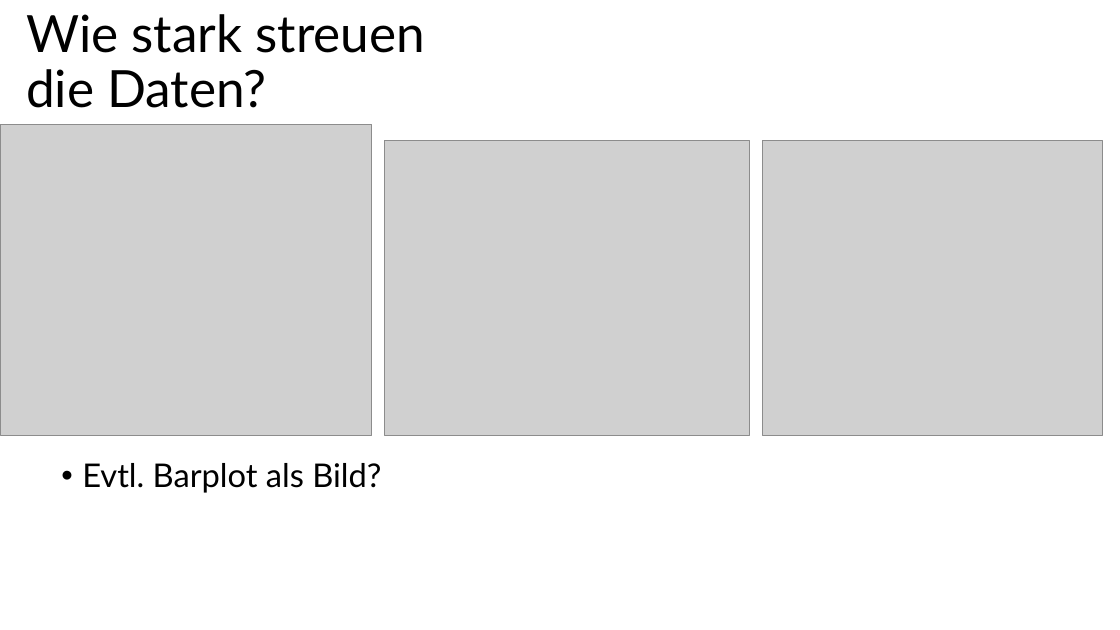
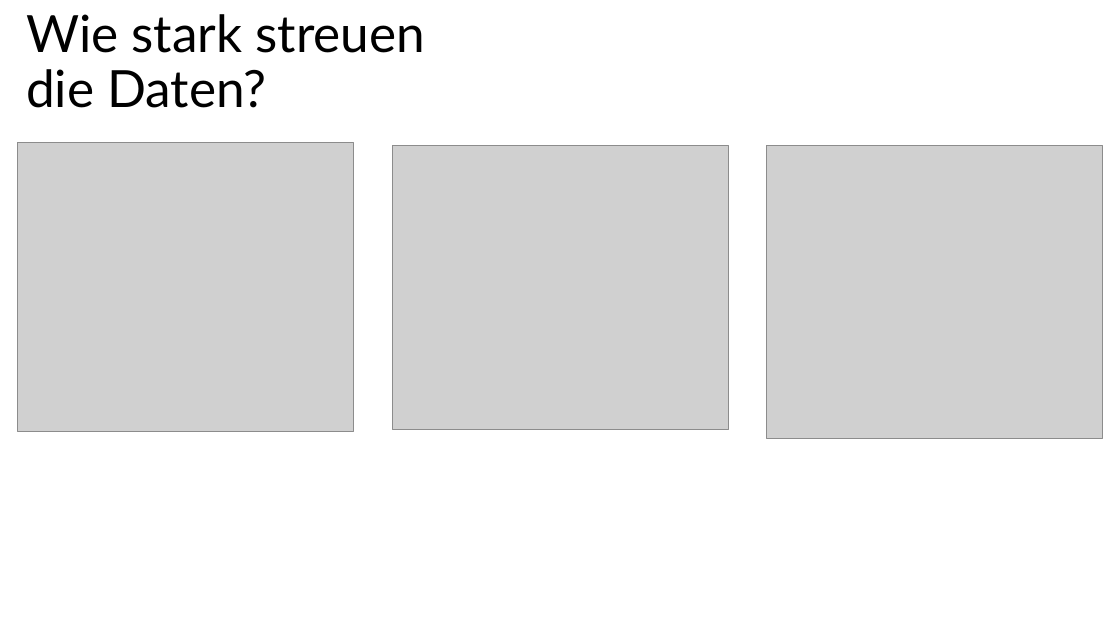
Before and after one commit to TieRub/DMg_2026, a slide deck: slide 5 of DMG_B1.pptx. Drawn at 1120x630 pixels with LibreOffice and Linux fonts; fonts in the diff are those of the drawing; grey boxes stand for pictures. Boxes give left, top, right and bottom in pixels: in the first picture for what was removed or moved away, otherwise in the second. Text is boxed around its words. In the diff, an @@ line names an element or a change of style, - is before the commit and + after.

```diff
--- a/DMG_B1.pptx
+++ b/DMG_B1.pptx
@@ picture: place and size @@
-picture at (0, 124, 372, 436)
+picture at (18, 143, 354, 432)
@@ picture: place and size @@
-picture at (385, 140, 749, 435)
+picture at (392, 145, 728, 429)
@@ picture: place and size @@
-picture at (763, 140, 1103, 435)
+picture at (766, 145, 1102, 438)
@@ text removed at (82, 463, 381, 493) @@
-• Evtl. Barplot als Bild?
```
Also in this commit, not shown: 3 other slides changed, 3 slides added.
